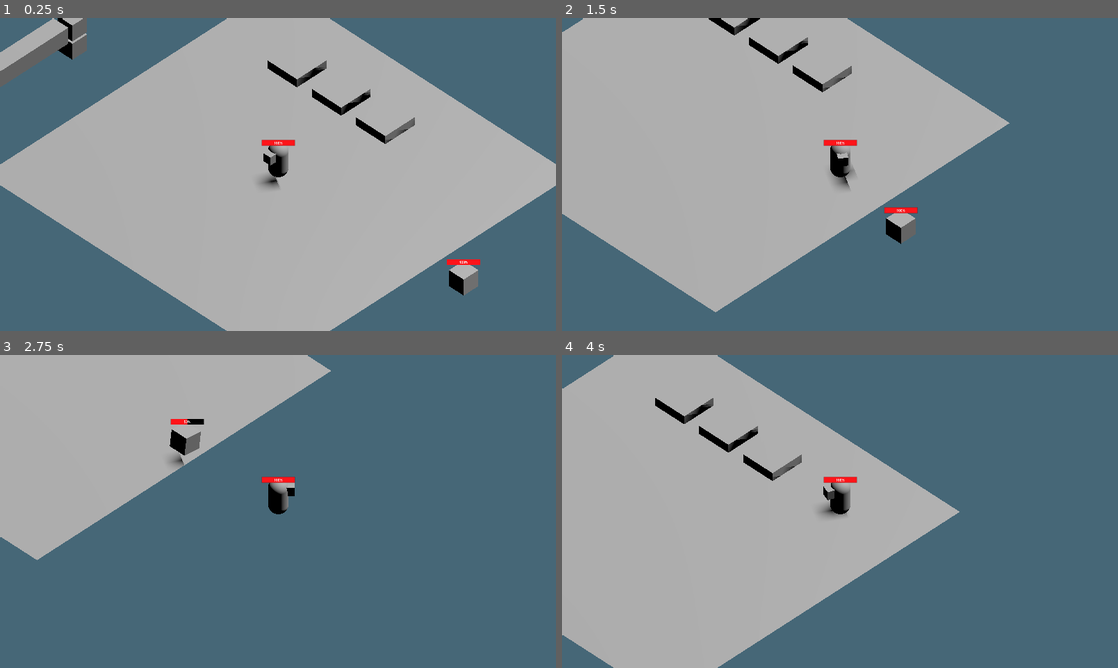
Above: before the commit, frames 1-4 (two rows, left to right).
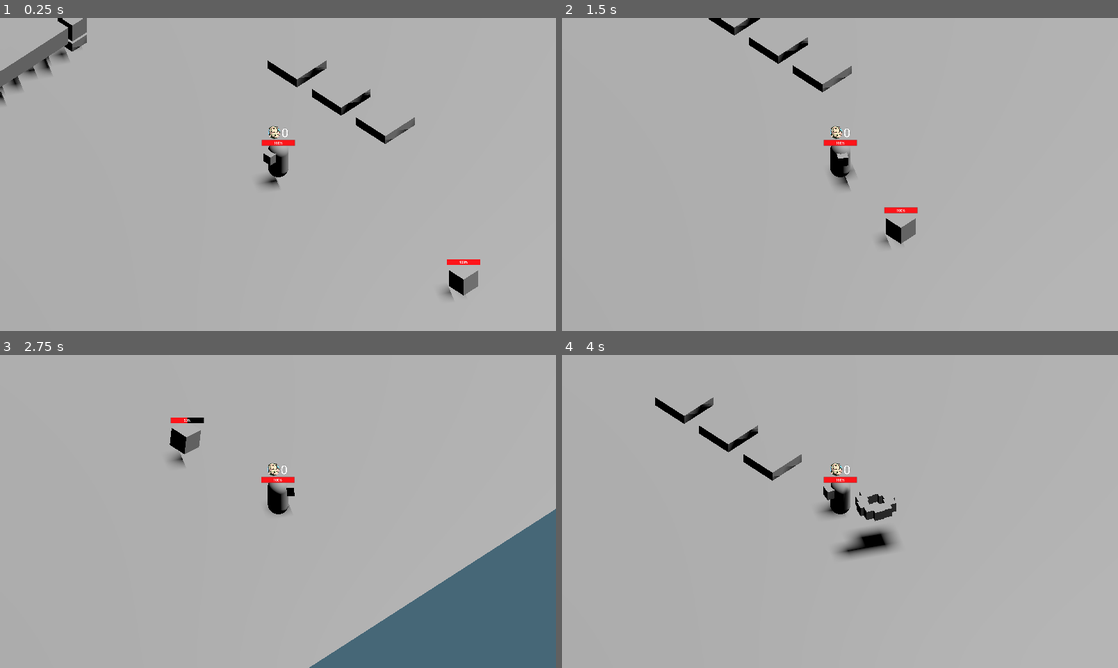
Above: after the commit, the same moments.

Repository: Scrawach/cybertale
Game: Godot game, scene res://root.tscn
The game is run twice, just before and just after one commit, with the same random seed, the same clock (stepped at 60 frames per second) and the same inputs.
Inputs (mouse positions are in pixels of both pictures, inside the frame that each line leads up to):
- Up to frame 1 (0.25 s): no input
- Up to frame 2 (1.5 s): tap Enter at 0.5 s; move the mouse to (962, 158) at 0.52 s; hold D (move_right) 0.53-1.28 s; click (962, 158) at 0.6 s; move the mouse to (728, 190) at 1.27 s; hold S (move_backward) from 1.28 s (still down); tap Space (dash) at 1.35 s
- Up to frame 3 (2.75 s): move the mouse to (333, 442) at 2.02 s; release S (move_backward) at 2.03 s; hold D (move_right) from 2.03 s (still down); click (333, 442) at 2.1 s
- Up to frame 4 (4 s): move the mouse to (812, 574) at 2.77 s; release D (move_right) at 2.78 s; hold W (move_forward) 2.78-3.53 s; tap Space (dash) at 2.85 s; move the mouse to (1006, 558) at 3.52 s; hold A (move_left) from 3.53 s (still down); click (1006, 558) at 3.6 s

The runs differ from the first frame. In frame 1, 36% of the frame differs, in the area x 0-100%, y 0-100%; in frame 2, 49%; in frame 3, 66%; in frame 4, 53%.

Commit message:
feature: implement simple inventory with coins, drop after monster death and simple drop ui

Diff:
--- /dev/null
+++ b/src/gameplay/common/death_drop.gd
@@ -0,0 +1,32 @@
+class_name DeathDrop
+extends Node
+
+@export var health: Health
+@export var parent: Node3D
+
+@export var drop_template: PackedScene
+@export var count_of_drop: int = 10
+
+@export var vertical_strength: float = 15
+@export var horizontal_strength: float = 4
+
+func _ready() -> void:
+	health.died.connect(_on_died)
+
+func _on_died() -> void:
+	var bodies: Array[RigidBody3D]
+	for index in count_of_drop:
+		var drop_instance: RigidBody3D = drop_template.instantiate()
+		parent.get_parent().add_child(drop_instance)
+		drop_instance.global_position = parent.global_position
+		bodies.append(drop_instance)
+
+	drop(bodies)
+
+func drop(bodies: Array[RigidBody3D]) -> void:
+	var angle_step: float = 360 / bodies.size()
+	var angle: float = 0
+	for body in bodies:
+		var direction: Vector3 = Vector3.LEFT.rotated(Vector3.UP, deg_to_rad(angle)).normalized()
+		body.apply_impulse(Vector3.UP * vertical_strength + direction * horizontal_strength)
+		angle += angle_step
--- a/src/gameplay/enemies/virus/chasing_virus.tscn
+++ b/src/gameplay/enemies/virus/chasing_virus.tscn
@@ -6,6 +6,8 @@
 [ext_resource type="Script" uid="uid://b8hqs1hbipqv7" path="res://gameplay/common/health.gd" id="4_hetxe"]
 [ext_resource type="PackedScene" uid="uid://cmhrypiiccgbj" path="res://gameplay/common/health_bar.tscn" id="5_hetxe"]
 [ext_resource type="Script" uid="uid://dkkhphqh8vkxx" path="res://gameplay/common/death.gd" id="6_tkedg"]
+[ext_resource type="Script" uid="uid://cma2e03yqef6p" path="res://gameplay/common/death_drop.gd" id="7_kp1x4"]
+[ext_resource type="PackedScene" uid="uid://digo2wt884cud" path="res://gameplay/items/dropped_item.tscn" id="8_54su0"]
 
 [sub_resource type="BoxMesh" id="BoxMesh_vvh5c"]
 
@@ -78,5 +80,12 @@
 body = NodePath("..")
 metadata/_custom_type_script = "uid://dkkhphqh8vkxx"
 
+[node name="DeathDrop" type="Node" parent="." node_paths=PackedStringArray("health", "parent")]
+script = ExtResource("7_kp1x4")
+health = NodePath("../Health")
+parent = NodePath("..")
+drop_template = ExtResource("8_54su0")
+metadata/_custom_type_script = "uid://cma2e03yqef6p"
+
 [connection signal="body_entered" from="Observer" to="." method="_on_observer_body_entered"]
 [connection signal="body_exited" from="Observer" to="." method="_on_observer_body_exited"]
--- /dev/null
+++ b/src/gameplay/hero/coint_pickup_ui.gd
@@ -0,0 +1,18 @@
+class_name CointPickupUI
+extends Node3D
+
+@export var inventory: Inventory
+
+@onready var icon: TextureRect = %TextureRect
+@onready var label: Label = %Label
+@onready var animation: AnimationPlayer = $SubViewport/AnimationPlayer
+
+var tween: Tween
+
+func _ready() -> void:
+	inventory.coins_changed.connect(_on_coins_changed)
+	_on_coins_changed(inventory.value)
+
+func _on_coins_changed(value: int) -> void:
+	label.text = str(value)
+	animation.play("pickup")
--- /dev/null
+++ b/src/gameplay/hero/coint_pickup_ui.tscn
@@ -0,0 +1,114 @@
+[gd_scene load_steps=8 format=3 uid="uid://byeax7q50kuds"]
+
+[ext_resource type="Texture2D" uid="uid://j4k0h7ijwbpb" path="res://icon.png" id="1_0nmam"]
+[ext_resource type="Script" uid="uid://cgkgqvj4bimsd" path="res://gameplay/hero/coint_pickup_ui.gd" id="1_66aj5"]
+[ext_resource type="Theme" uid="uid://coopdw151wixp" path="res://themes/base_theme.tres" id="2_66aj5"]
+
+[sub_resource type="ViewportTexture" id="ViewportTexture_0nmam"]
+viewport_path = NodePath("SubViewport")
+
+[sub_resource type="Animation" id="Animation_66aj5"]
+resource_name = "pickup"
+length = 0.333337
+tracks/0/type = "value"
+tracks/0/imported = false
+tracks/0/enabled = true
+tracks/0/path = NodePath("HBoxContainer/Control/TextureRect:scale")
+tracks/0/interp = 1
+tracks/0/loop_wrap = true
+tracks/0/keys = {
+"times": PackedFloat32Array(0, 0.1, 0.266663, 0.333333),
+"transitions": PackedFloat32Array(1, 1, 1, 1),
+"update": 0,
+"values": [Vector2(1, 1), Vector2(0.7, 1.4), Vector2(1.1, 0.9), Vector2(1, 1)]
+}
+
+[sub_resource type="Animation" id="Animation_fbawj"]
+length = 0.001
+tracks/0/type = "value"
+tracks/0/imported = false
+tracks/0/enabled = true
+tracks/0/path = NodePath("HBoxContainer/Control/TextureRect:scale")
+tracks/0/interp = 1
+tracks/0/loop_wrap = true
+tracks/0/keys = {
+"times": PackedFloat32Array(0),
+"transitions": PackedFloat32Array(1),
+"update": 0,
+"values": [Vector2(1, 1)]
+}
+
+[sub_resource type="AnimationLibrary" id="AnimationLibrary_fbawj"]
+_data = {
+&"RESET": SubResource("Animation_fbawj"),
+&"pickup": SubResource("Animation_66aj5")
+}
+
+[node name="Coint Pickup UI" type="Node3D"]
+script = ExtResource("1_66aj5")
+
+[node name="Sprite3D" type="Sprite3D" parent="."]
+transform = Transform3D(1, 0, 0, 0, 1, 0, 0, 0, 1, 0, 2, 0)
+billboard = 1
+double_sided = false
+no_depth_test = true
+texture = SubResource("ViewportTexture_0nmam")
+
+[node name="SubViewport" type="SubViewport" parent="."]
+disable_3d = true
+transparent_bg = true
+handle_input_locally = false
+gui_snap_controls_to_pixels = false
+size = Vector2i(480, 270)
+render_target_update_mode = 4
+
+[node name="AnimationPlayer" type="AnimationPlayer" parent="SubViewport"]
+libraries = {
+&"": SubResource("AnimationLibrary_fbawj")
+}
+speed_scale = 2.5
+
+[node name="HBoxContainer" type="HBoxContainer" parent="SubViewport"]
+anchors_preset = 8
+anchor_left = 0.5
+anchor_top = 0.5
+anchor_right = 0.5
+anchor_bottom = 0.5
+offset_left = -110.5
+offset_top = -41.5
+offset_right = 110.5
+offset_bottom = 41.5
+grow_horizontal = 2
+grow_vertical = 2
+alignment = 1
+
+[node name="Control" type="Control" parent="SubViewport/HBoxContainer"]
+custom_minimum_size = Vector2(60, 60)
+layout_mode = 2
+
+[node name="TextureRect" type="TextureRect" parent="SubViewport/HBoxContainer/Control"]
+unique_name_in_owner = true
+custom_minimum_size = Vector2(60, 60)
+layout_mode = 1
+anchors_preset = 8
+anchor_left = 0.5
+anchor_top = 0.5
+anchor_right = 0.5
+anchor_bottom = 0.5
+offset_left = -30.0
+offset_top = -30.0
+offset_right = 30.0
+offset_bottom = 30.0
+grow_horizontal = 2
+grow_vertical = 2
+pivot_offset = Vector2(30, 30)
+texture = ExtResource("1_0nmam")
+expand_mode = 1
+stretch_mode = 5
+
+[node name="Label" type="Label" parent="SubViewport/HBoxContainer"]
+unique_name_in_owner = true
+layout_mode = 2
+theme = ExtResource("2_66aj5")
+theme_override_font_sizes/font_size = 60
+text = "9"
--- a/src/gameplay/hero/hero.gd
+++ b/src/gameplay/hero/hero.gd
@@ -8,6 +8,7 @@
 @onready var hitbox: Area3D = $Hitbox
 @onready var dash_timer: Timer = $"Dash Timer"
 @onready var health: Health = $Health
+@onready var inventory: Inventory = $Inventory
 
 @onready var attack_cooldown: Timer = $"Attack Cooldown"
 
@@ -88,6 +89,8 @@
 	input = input.rotated(Vector3.UP, relative.global_rotation.y )
 	return input.normalized()
 
+func pickup(item) -> void:
+	inventory.pickup(1)
 
 func _on_hitbox_area_entered(damage: Damage) -> void:
 	if damage == null:
--- a/src/gameplay/hero/hero.tscn
+++ b/src/gameplay/hero/hero.tscn
@@ -1,9 +1,11 @@
-[gd_scene load_steps=11 format=3 uid="uid://crlg8ydib8anl"]
+[gd_scene load_steps=13 format=3 uid="uid://crlg8ydib8anl"]
 
 [ext_resource type="Script" uid="uid://ps2fuefcsyco" path="res://gameplay/hero/hero.gd" id="1_x1143"]
 [ext_resource type="Script" uid="uid://b8hqs1hbipqv7" path="res://gameplay/common/health.gd" id="2_yer6i"]
 [ext_resource type="PackedScene" uid="uid://cmhrypiiccgbj" path="res://gameplay/common/health_bar.tscn" id="3_14oge"]
 [ext_resource type="Script" uid="uid://d35kd0bck3s7d" path="res://gameplay/common/damage.gd" id="4_ftbyr"]
+[ext_resource type="Script" uid="uid://ckv3rciqqcvnf" path="res://gameplay/hero/inventory.gd" id="5_lkv0r"]
+[ext_resource type="PackedScene" uid="uid://byeax7q50kuds" path="res://gameplay/hero/coint_pickup_ui.tscn" id="6_drp30"]
 
 [sub_resource type="CapsuleShape3D" id="CapsuleShape3D_pq8q7"]
 
@@ -79,4 +81,11 @@
 [node name="Attack Cooldown" type="Timer" parent="."]
 one_shot = true
 
+[node name="Inventory" type="Node" parent="."]
+script = ExtResource("5_lkv0r")
+
+[node name="Coint Pickup UI" parent="." node_paths=PackedStringArray("inventory") instance=ExtResource("6_drp30")]
+transform = Transform3D(1, 0, 0, 0, 1, 0, 0, 0, 1, 0, 0.657655, 0)
+inventory = NodePath("../Inventory")
+
 [connection signal="area_entered" from="Hitbox" to="." method="_on_hitbox_area_entered"]
--- /dev/null
+++ b/src/gameplay/hero/inventory.gd
@@ -0,0 +1,10 @@
+class_name Inventory
+extends Node
+
+signal coins_changed(value: int)
+
+@export var value: int = 0
+
+func pickup(coin_count: int) -> void:
+	value += coin_count
+	coins_changed.emit(value)
--- /dev/null
+++ b/src/gameplay/items/dropped_item.gd
@@ -0,0 +1,29 @@
+class_name DroppedItem
+extends RigidBody3D
+
+@export var delay_before_pickup: float
+@export var pickup_speed: float = 15.0
+
+@onready var collision: CollisionShape3D = %CollisionShape3D
+
+var target: Node3D
+
+func _ready() -> void:
+	await get_tree().create_timer(delay_before_pickup).timeout
+	collision.set_deferred("disabled", false)
+
+func _physics_process(delta: float) -> void:
+	if target == null:
+		return
+
+	var direction = (target.global_position + Vector3.UP) - global_position
+	global_position += direction.normalized() * pickup_speed * delta
+
+	if direction.length_squared() < 0.1:
+		if target.has_method("pickup"):
+			target.pickup(self)
+		queue_free()
+
+func _on_pickup_area_body_entered(body: Node3D) -> void:
+	target = body
+	collision.set_deferred("disabled", true)
--- /dev/null
+++ b/src/gameplay/items/dropped_item.tscn
@@ -0,0 +1,85 @@
+[gd_scene load_steps=9 format=3 uid="uid://digo2wt884cud"]
+
+[ext_resource type="Script" uid="uid://cbkj157q2uhyb" path="res://gameplay/items/dropped_item.gd" id="1_7ujtk"]
+
+[sub_resource type="PhysicsMaterial" id="PhysicsMaterial_jnlp7"]
+friction = 0.15
+bounce = 0.6
+
+[sub_resource type="BoxShape3D" id="BoxShape3D_l8v81"]
+
+[sub_resource type="BoxMesh" id="BoxMesh_jnlp7"]
+size = Vector3(0.5, 0.5, 0.5)
+
+[sub_resource type="Animation" id="Animation_vyht1"]
+length = 0.001
+tracks/0/type = "value"
+tracks/0/imported = false
+tracks/0/enabled = true
+tracks/0/path = NodePath("View:rotation")
+tracks/0/interp = 1
+tracks/0/loop_wrap = true
+tracks/0/keys = {
+"times": PackedFloat32Array(0),
+"transitions": PackedFloat32Array(1),
+"update": 0,
+"values": [Vector3(0, 0, 0)]
+}
+
+[sub_resource type="Animation" id="Animation_l8v81"]
+resource_name = "rotating"
+loop_mode = 1
+tracks/0/type = "value"
+tracks/0/imported = false
+tracks/0/enabled = true
+tracks/0/path = NodePath("View:rotation")
+tracks/0/interp = 1
+tracks/0/loop_wrap = true
+tracks/0/keys = {
+"times": PackedFloat32Array(0, 1),
+"transitions": PackedFloat32Array(1, 1),
+"update": 0,
+"values": [Vector3(0, 0, 0), Vector3(0, 6.28319, 0)]
+}
+
+[sub_resource type="AnimationLibrary" id="AnimationLibrary_bf3um"]
+_data = {
+&"RESET": SubResource("Animation_vyht1"),
+&"rotating": SubResource("Animation_l8v81")
+}
+
+[sub_resource type="SphereShape3D" id="SphereShape3D_xiuui"]
+radius = 3.0
+
+[node name="Dropped Item" type="RigidBody3D"]
+collision_layer = 128
+physics_material_override = SubResource("PhysicsMaterial_jnlp7")
+constant_force = Vector3(0, -25, 0)
+script = ExtResource("1_7ujtk")
+delay_before_pickup = 1.0
+
+[node name="CollisionShape3D" type="CollisionShape3D" parent="."]
+shape = SubResource("BoxShape3D_l8v81")
+
+[node name="View" type="Node3D" parent="."]
+
+[node name="MeshInstance3D" type="MeshInstance3D" parent="View"]
+mesh = SubResource("BoxMesh_jnlp7")
+skeleton = NodePath("../..")
+
+[node name="AnimationPlayer" type="AnimationPlayer" parent="."]
+libraries = {
+&"": SubResource("AnimationLibrary_bf3um")
+}
+autoplay = "rotating"
+
+[node name="Pickup Area" type="Area3D" parent="."]
+collision_layer = 16
+collision_mask = 2
+
+[node name="CollisionShape3D" type="CollisionShape3D" parent="Pickup Area"]
+unique_name_in_owner = true
+shape = SubResource("SphereShape3D_xiuui")
+disabled = true
+
+[connection signal="body_entered" from="Pickup Area" to="." method="_on_pickup_area_body_entered"]
--- a/src/project.godot
+++ b/src/project.godot
@@ -86,6 +86,7 @@
 3d_physics/layer_5="enemy_observer"
 3d_physics/layer_6="enemy_hitbox"
 3d_physics/layer_7="hero_attack"
+3d_physics/layer_8="item"
 
 [rendering]
 
--- a/src/root.tscn
+++ b/src/root.tscn
@@ -26,7 +26,10 @@
 cell_height = 0.02
 
 [sub_resource type="PlaneMesh" id="PlaneMesh_pq8q7"]
-size = Vector2(20, 20)
+size = Vector2(50, 50)
+
+[sub_resource type="ConcavePolygonShape3D" id="ConcavePolygonShape3D_jnlp7"]
+data = PackedVector3Array(10, 0, 10, -10, 0, 10, 10, 0, -10, -10, 0, 10, -10, 0, -10, 10, 0, -10)
 
 [node name="Root" type="Node"]
 
@@ -57,6 +60,11 @@
 mesh = SubResource("PlaneMesh_pq8q7")
 skeleton = NodePath("../..")
 
+[node name="StaticBody3D" type="StaticBody3D" parent="World3D/Room/NavigationRegion3D/MeshInstance3D"]
+
+[node name="CollisionShape3D" type="CollisionShape3D" parent="World3D/Room/NavigationRegion3D/MeshInstance3D/StaticBody3D"]
+shape = SubResource("ConcavePolygonShape3D_jnlp7")
+
 [node name="Turret" parent="World3D/Room" instance=ExtResource("3_vvh5c")]
 transform = Transform3D(1, 0, 0, 0, 1, 0, 0, 0, 1, -14, 0, 0)
 
@@ -73,4 +81,7 @@
 [node name="Spikes3" parent="World3D/Room" instance=ExtResource("5_jnlp7")]
 transform = Transform3D(1, 0, 0, 0, 1, 0, 0, 0, 1, 1.01169, 0, -6.25756)
 
+[node name="Shop" type="Node3D" parent="World3D"]
+transform = Transform3D(1, 0, 0, 0, 1, 0, 0, 0, 1, 0, 0, 7)
+
 [node name="CanvasLayer" type="CanvasLayer" parent="."]
--- /dev/null
+++ b/src/themes/base_theme.tres
@@ -0,0 +1,3 @@
+[gd_resource type="Theme" format=3 uid="uid://coopdw151wixp"]
+
+[resource]
Not shown, added: src/gameplay/common/death_drop.gd.uid
Not shown: 1 places in src/gameplay/enemies/virus/chasing_virus.tscn that only renumber resources
Not shown, added: src/gameplay/hero/coint_pickup_ui.gd.uid
Not shown, added: src/gameplay/hero/inventory.gd.uid
Not shown, added: src/gameplay/items/dropped_item.gd.uid
Not shown: 1 places in src/root.tscn that only renumber resources
